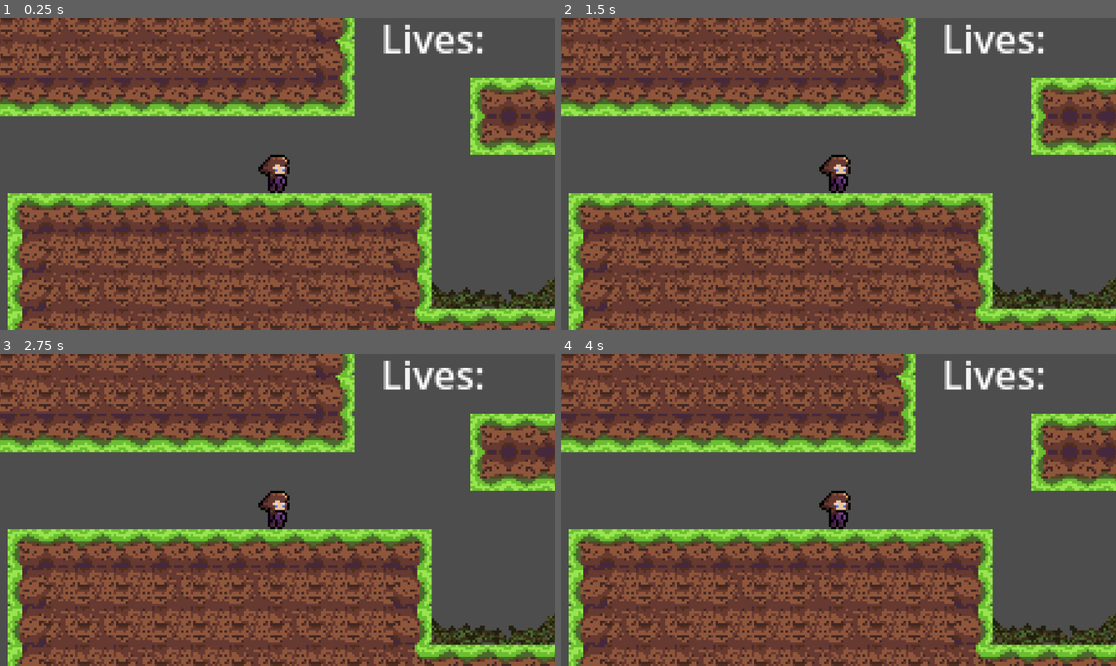
Above: before the commit, frames 1-4 (two rows, left to right).
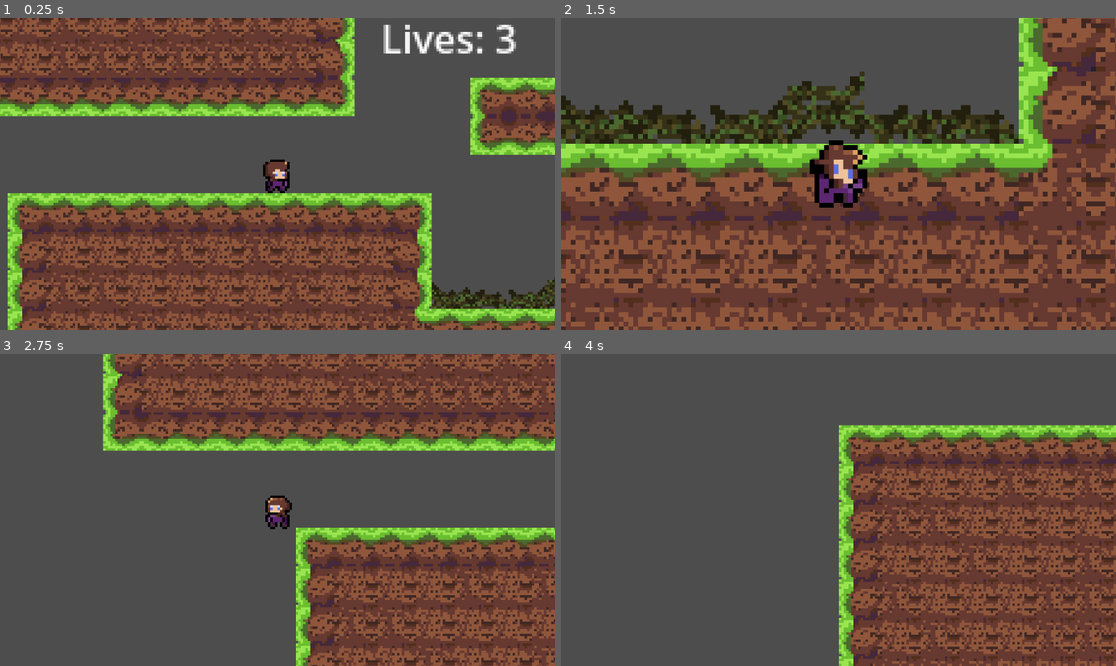
Above: after the commit, the same moments.

Repository: sillyaustralian/REAL_COMP_NEA
Game: Godot game, scene res://Scenes/game.tscn
The game is run twice, just before and just after one commit, with the same random seed, the same clock (stepped at 60 frames per second) and the same inputs.
Inputs (mouse positions are in pixels of both pictures, inside the frame that each line leads up to):
- Up to frame 1 (0.25 s): no input
- Up to frame 2 (1.5 s): move the mouse to (960, 158) at 0.52 s; hold D (move_right) from 0.53 s (still down); tap Space (jump) at 0.6, 0.77, 1.07 s; move the mouse to (727, 189) at 1.27 s; right-click (727, 189) at 1.35 s
- Up to frame 3 (2.75 s): tap Space (jump) at 1.52, 1.55, 1.82, 2.1 s; move the mouse to (333, 441) at 2.02 s; release D (move_right) at 2.03 s; hold A (move_left) from 2.03 s (still down)
- Up to frame 4 (4 s): move the mouse to (810, 572) at 2.77 s; release A (move_left) at 2.78 s; hold D (move_right) from 2.78 s (still down); right-click (810, 572) at 2.85 s; tap Space (jump) at 3.02, 3.05, 3.32, 3.6, 3.77 s; move the mouse to (1005, 556) at 3.52 s

The runs differ from the first frame. In frame 1, 0.6% of the frame differs, in the area x 46-93%, y 2-57%; in frame 2, 80%, in the area x 0-100%, y 0-100%; in frame 3, 67%; in frame 4, 76%.
Error before the commit: Parse Error: Identifier "GlobalVars" not declared in the current scope. (res://Scripts/game.gd:7)

Commit message:
Add files via upload

Diff:
--- a/project.godot
+++ b/project.godot
@@ -15,16 +15,15 @@
 config/features=PackedStringArray("4.2", "Forward Plus")
 config/icon="res://icon.svg"
 
-[display]
+[autoload]
 
-window/size/mode=3
+GlobalVars="*res://Scripts/GlobalVars.gd"
 
 [input]
 
-move_left={
+jump={
 "deadzone": 0.5,
-"events": [Object(InputEventKey,"resource_local_to_scene":false,"resource_name":"","device":-1,"window_id":0,"alt_pressed":false,"shift_pressed":false,"ctrl_pressed":false,"meta_pressed":false,"pressed":false,"keycode":0,"physical_keycode":65,"key_label":0,"unicode":97,"echo":false,"script":null)
-, Object(InputEventKey,"resource_local_to_scene":false,"resource_name":"","device":-1,"window_id":0,"alt_pressed":false,"shift_pressed":false,"ctrl_pressed":false,"meta_pressed":false,"pressed":false,"keycode":0,"physical_keycode":4194319,"key_label":0,"unicode":0,"echo":false,"script":null)
+"events": [Object(InputEventKey,"resource_local_to_scene":false,"resource_name":"","device":-1,"window_id":0,"alt_pressed":false,"shift_pressed":false,"ctrl_pressed":false,"meta_pressed":false,"pressed":false,"keycode":0,"physical_keycode":32,"key_label":0,"unicode":32,"echo":false,"script":null)
 ]
 }
 move_right={
@@ -33,9 +32,10 @@
 , Object(InputEventKey,"resource_local_to_scene":false,"resource_name":"","device":-1,"window_id":0,"alt_pressed":false,"shift_pressed":false,"ctrl_pressed":false,"meta_pressed":false,"pressed":false,"keycode":0,"physical_keycode":4194321,"key_label":0,"unicode":0,"echo":false,"script":null)
 ]
 }
-jump={
+move_left={
 "deadzone": 0.5,
-"events": [Object(InputEventKey,"resource_local_to_scene":false,"resource_name":"","device":-1,"window_id":0,"alt_pressed":false,"shift_pressed":false,"ctrl_pressed":false,"meta_pressed":false,"pressed":false,"keycode":0,"physical_keycode":32,"key_label":0,"unicode":32,"echo":false,"script":null)
+"events": [Object(InputEventKey,"resource_local_to_scene":false,"resource_name":"","device":-1,"window_id":0,"alt_pressed":false,"shift_pressed":false,"ctrl_pressed":false,"meta_pressed":false,"pressed":false,"keycode":0,"physical_keycode":65,"key_label":0,"unicode":97,"echo":false,"script":null)
+, Object(InputEventKey,"resource_local_to_scene":false,"resource_name":"","device":-1,"window_id":0,"alt_pressed":false,"shift_pressed":false,"ctrl_pressed":false,"meta_pressed":false,"pressed":false,"keycode":0,"physical_keycode":4194319,"key_label":0,"unicode":0,"echo":false,"script":null)
 ]
 }
 dash={
